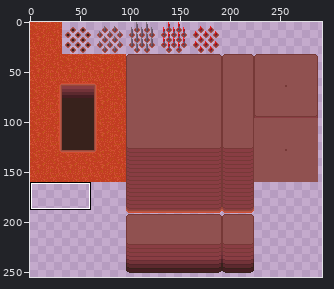
Pixel-art file, stored at assets/tilesets/Badlands Tileset - 2.aseprite. Above, an overview of the earlier version with the close-up marked.
Close-up. First the earlier version:
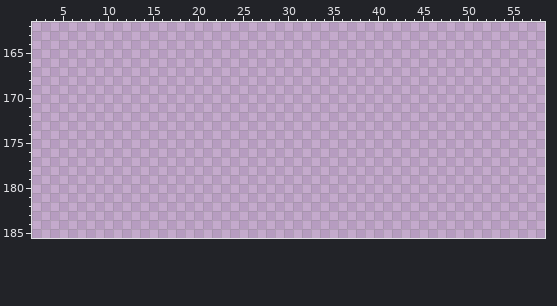
512x256 pixels, 1 frame. Colours within 5 levels of each other are drawn and written as one. Shown: x 2..58, y 162..185. The wide view leaves out empty margins.
Once edited:
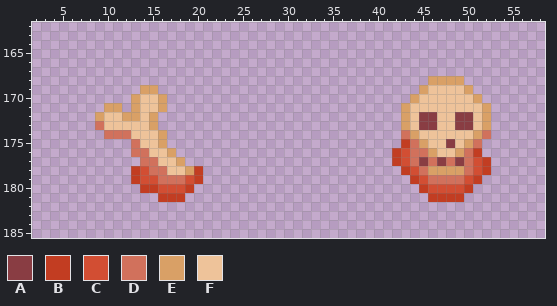
Palette (. is transparent): A #893d43  B #c23d22  C #d24e33  D #d1715c  E #d9a066  F #eec39a
Author's note on the commit: Tileset addition Added a bone and skull decorative tiles to the tileset on the obstacle layer.
The exact change:
Layer "obstacle layer":
y 168: x 46..49 .... -> EEEE
y 169: x 14..15 .. -> EE; x 45..50 ...... -> EFFFFE
y 170: x 13..16 .... -> EFFE; x 44..51 ........ -> EFFFFFFE
y 171: x 10..11 .. -> EE; x 13..16 .... -> EFFE; x 43..52 .......... -> EFFFFFFFFE
y 172: x 9..15 ....... -> EFFEEFE; x 43..52 .......... -> EFAAFFAAFE
y 173: x 9..15 ....... -> DFFFFFE; x 43..52 .......... -> EFAAFFAAFE
y 174: x 10..16 ....... -> DDDFFFE; x 43..52 .......... -> DEFFFFFFED
y 175: x 13..16 .... -> DFFE; x 43..51 ......... -> BDEFFAFED
y 176: x 13..17 ..... -> DDFFE; x 42..51 .......... -> BCDDEFFEDB
y 177: x 14..18 ..... -> DDFFE; x 42..52 ........... -> BCDADADADCB
y 178: x 13..20 ........ -> BCDDFFEB; x 43..52 .......... -> BCDEEEEDCB
y 179: x 13..20 ........ -> BCCDDDCB; x 44..51 ........ -> BCDDDDCB
y 180: x 14..19 ...... -> BBCCCB; x 45..50 ...... -> BCCCCB
y 181: x 16..18 ... -> BBB; x 46..49 .... -> BBBB
Changed places in both close-ups, as pixel boxes (x1, y1, x2, y2):
added: (392, 76, 491, 202)
added: (95, 85, 203, 202)
